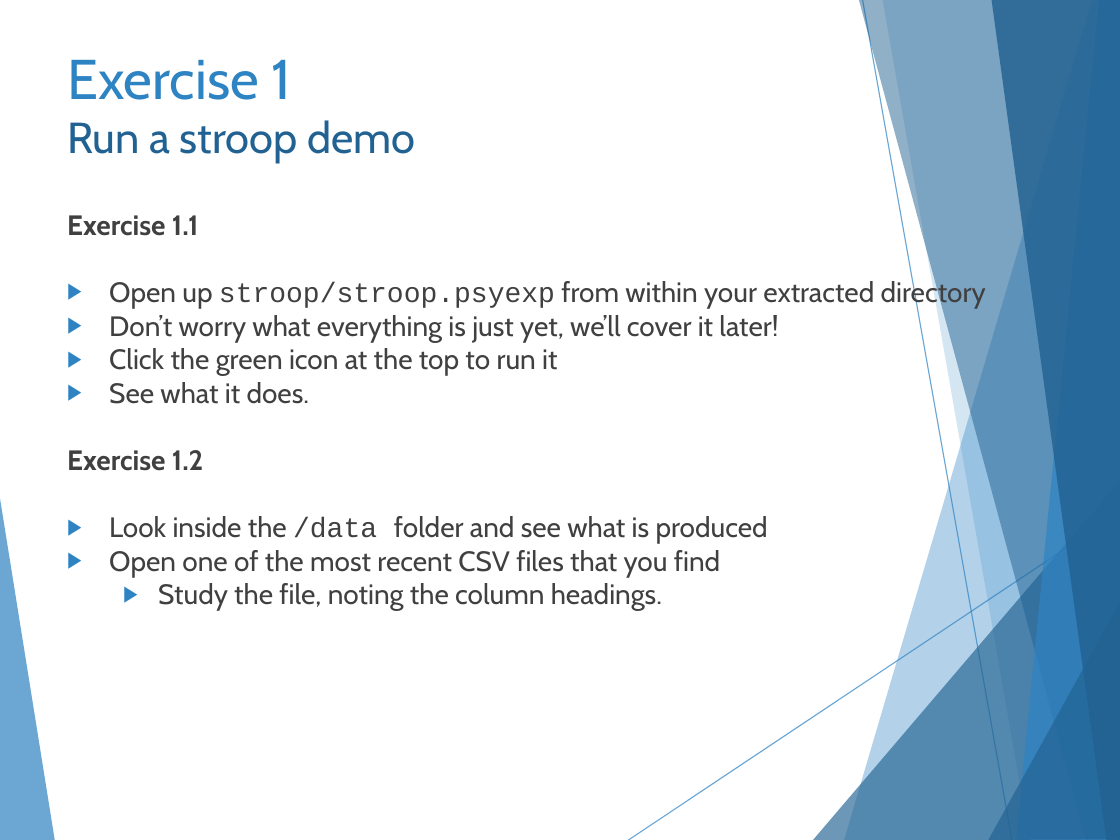
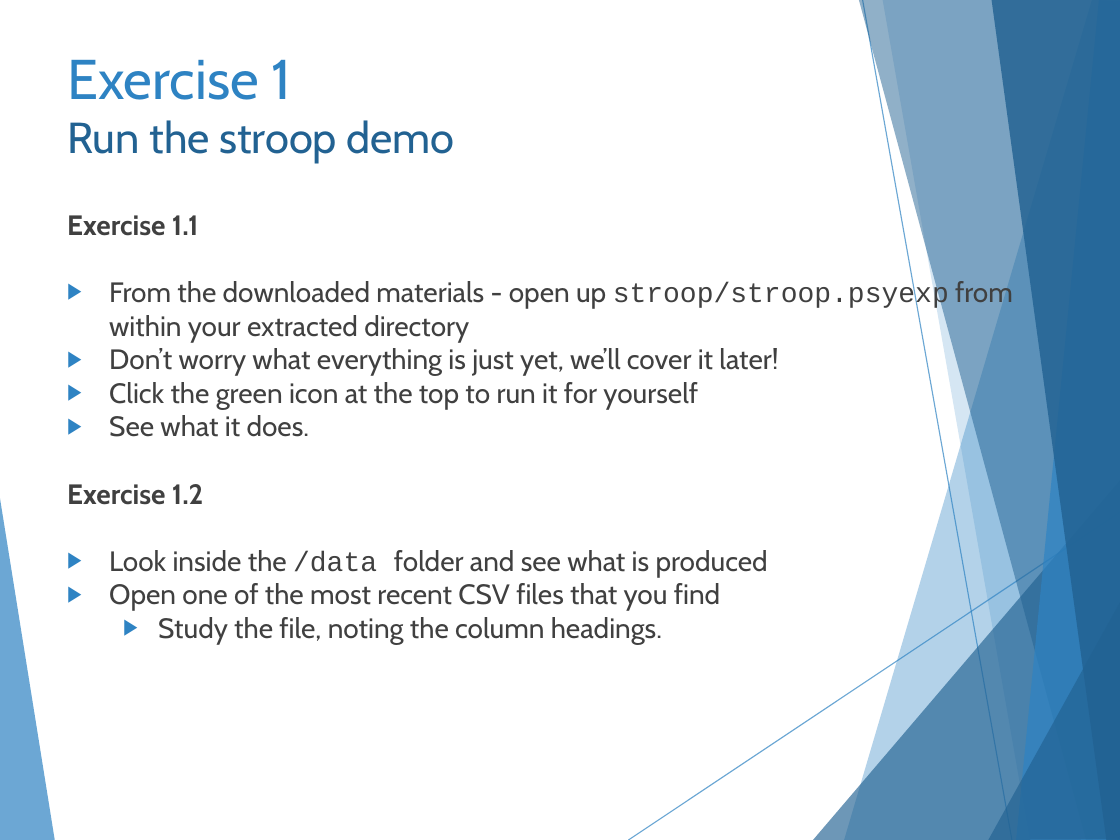
Before and after one commit to hlmpsy/psychopy_training, a slide deck: slide 10 of PsychoPy-Part1/PsychoPy-part1.pptx. Drawn at 1120x840 pixels with LibreOffice and Linux fonts; fonts in the diff are those of the drawing. Boxes give left, top, right and bottom in pixels: in the first picture for what was removed or moved away, otherwise in the second. Text is boxed around its words. In the diff, an @@ line names an element or a change of style, - is before the commit and + after.

Commit message:
Updated slides for 201920

```diff
--- a/PsychoPy-Part1/PsychoPy-part1.pptx
+++ b/PsychoPy-Part1/PsychoPy-part1.pptx
@@ title at (67,59,455,164): text changed @@
-Exercise 1
-Run a stroop demo
+Exercise 1
+Run the stroop demo
@@ text at (109,281,1013,342): text changed @@
-▶ Open up stroop/stroop.psyexp from within your extracted directory
+▶ From the downloaded materials - open up stroop/stroop.psyexp from within your extracted directory
@@ text at (109,382,698,409): text changed @@
-▶ Click the green icon at the top to run it
+▶ Click the green icon at the top to run it for yourself
```
Also in this commit, not shown: 5 other slides changed, 1 slide added, 18 other files.
